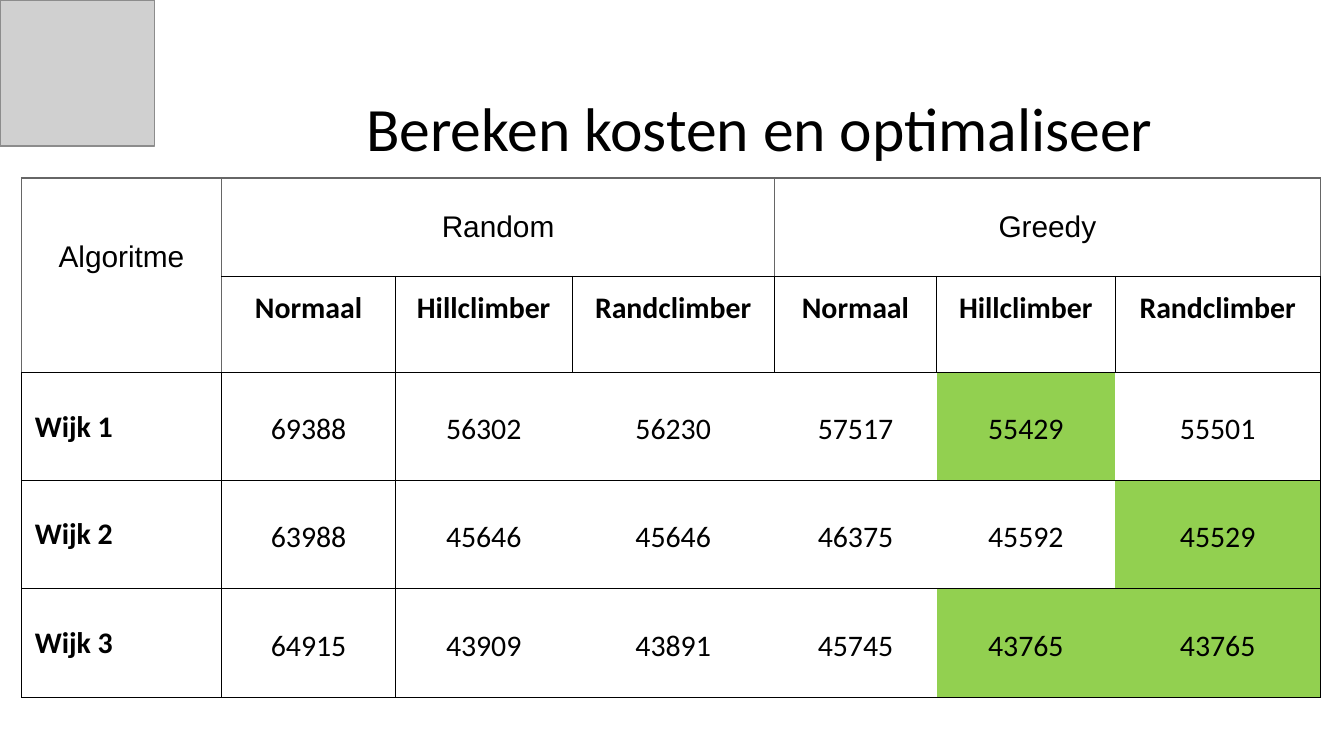
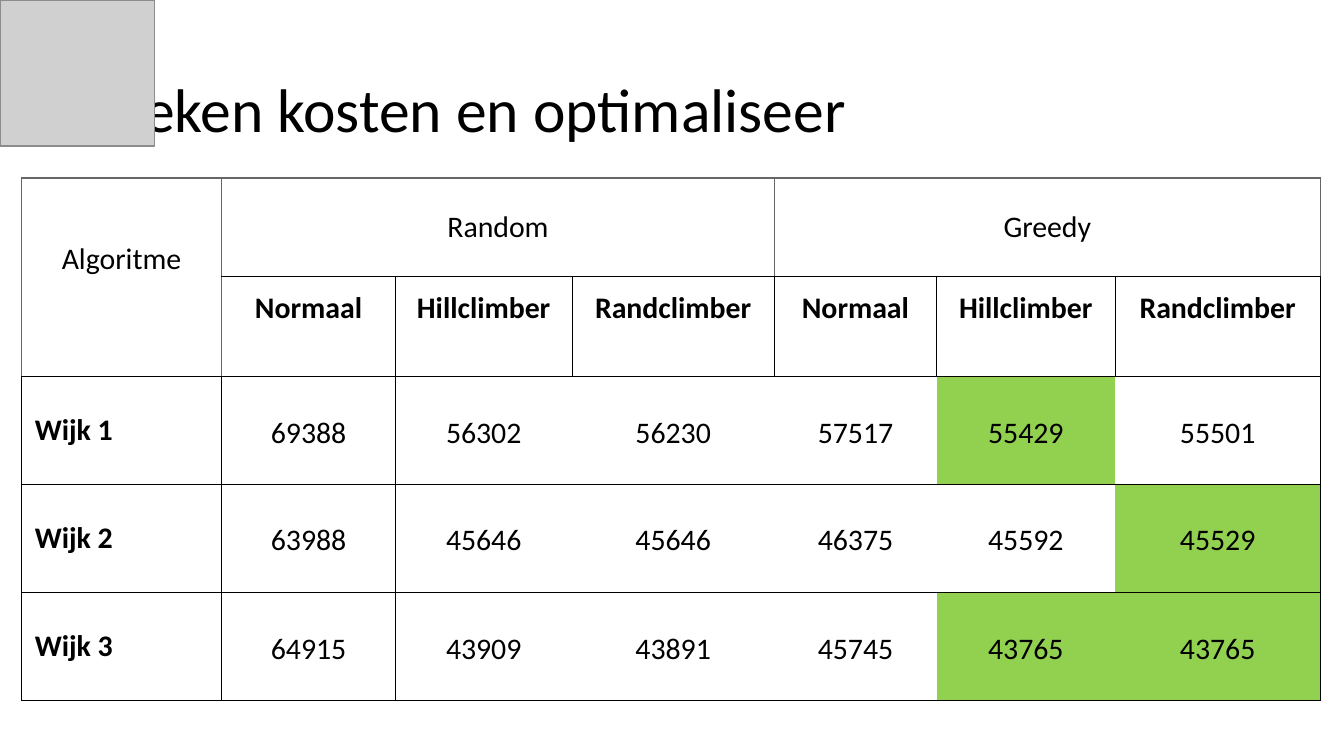
Before and after one commit to yoghurthoek/sunny_storage, a slide deck: slide 13 of Presentations/Presentatie 6 vrijdag 24 mei (eindpresentatie).pptx. Drawn at 1344x756 pixels with LibreOffice and Linux fonts; fonts in the diff are those of the drawing; grey boxes stand for pictures. Boxes give left, top, right and bottom in pixels: in the first picture for what was removed or moved away, otherwise in the second. Text is boxed around its words. In the diff, an @@ line names an element or a change of style, - is before the commit and + after.

Commit message:
style

```diff
--- a/Presentations/Presentatie 6 vrijdag 24 mei (eindpresentatie).pptx
+++ b/Presentations/Presentatie 6 vrijdag 24 mei (eindpresentatie).pptx
@@ title "Bereken kosten en optimaliseer" rewrapped from box(366, 108, 1152, 161) to box(59, 80, 845, 146) @@
@@ table at box(22, 177, 1321, 687) @@
@@ font Arial to Calibri in "Algoritme", "Random", "Greedy" @@
```
Also in this commit, not shown: 17 other slides changed, 1 slide added, 1 slide removed.
